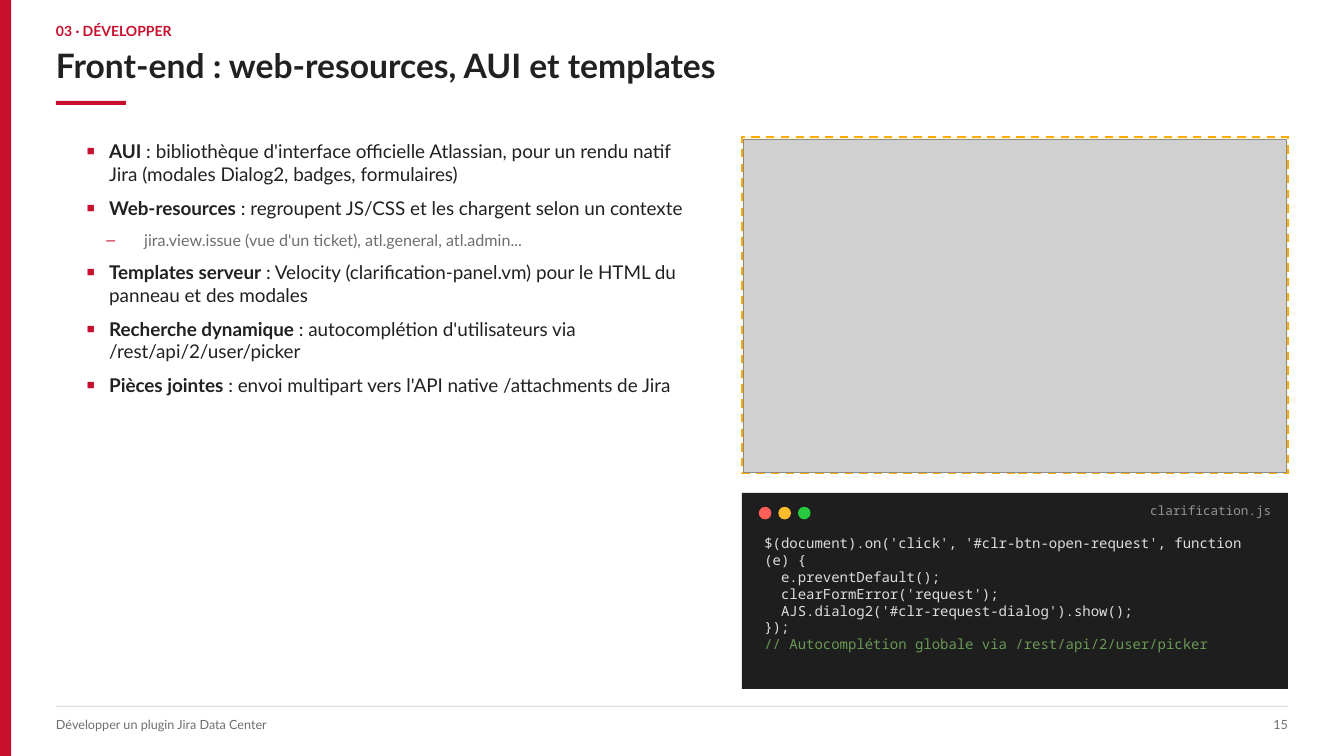
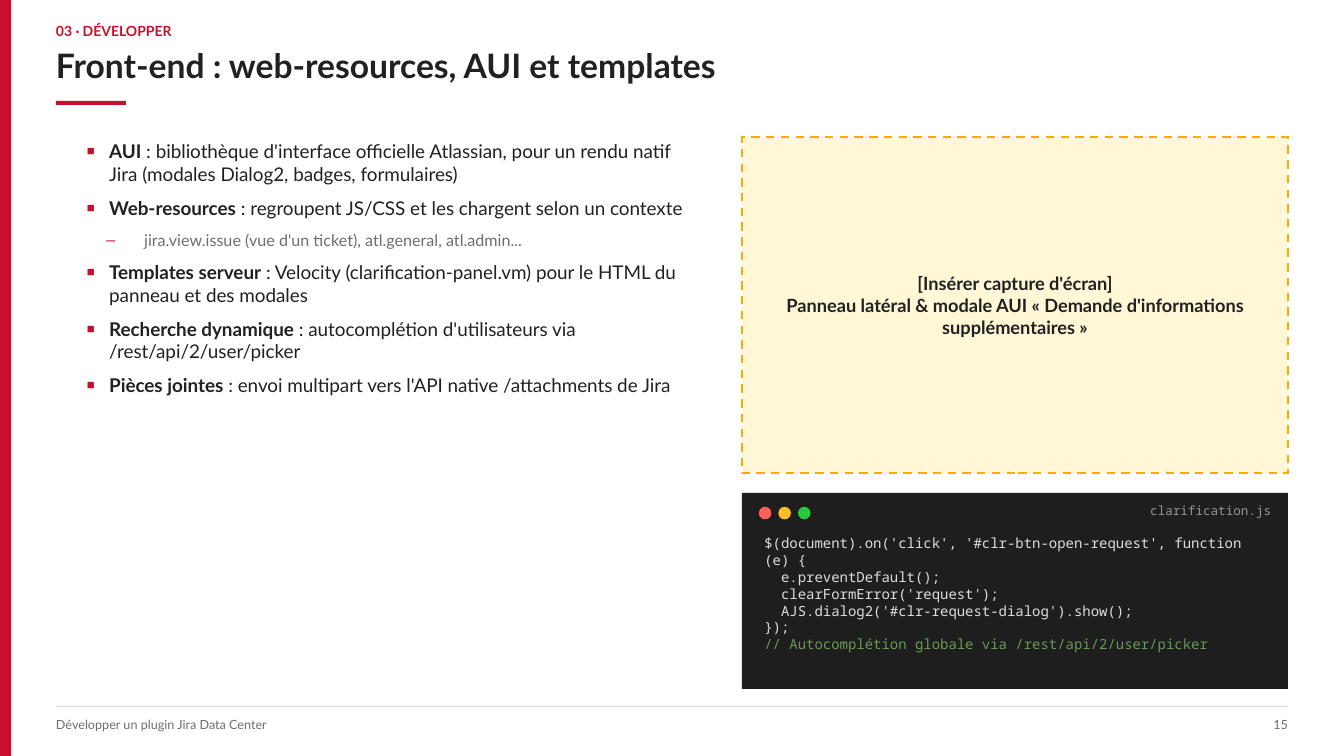
Before and after one commit to Etie20/jira-plugins, a slide deck: slide 15 of Presentation_Developpement_Plugin_Jira_DataCenter.pptx. Drawn at 1344x756 pixels with LibreOffice and Linux fonts; fonts in the diff are those of the drawing; grey boxes stand for pictures. Boxes give left, top, right and bottom in pixels: in the first picture for what was removed or moved away, otherwise in the second. Text is boxed around its words. In the diff, an @@ line names an element or a change of style, - is before the commit and + after.

Commit message:
chore: francisation des libelles (Demande d'infos sup, panneau-demande-infos-sup) et DPI (Data Process et Innovation)

```diff
--- a/Presentation_Developpement_Plugin_Jira_DataCenter.pptx
+++ b/Presentation_Developpement_Plugin_Jira_DataCenter.pptx
@@ picture removed at bbox=[744, 140, 1288, 473] @@
@@ text in rectangle at bbox=[786, 276, 1244, 337]: text added @@
+[Insérer capture d'écran]
+Panneau latéral & modale AUI « Demande d'informations supplémentaires »
```
Also in this commit, not shown: 15 other slides changed, 11 other files.
